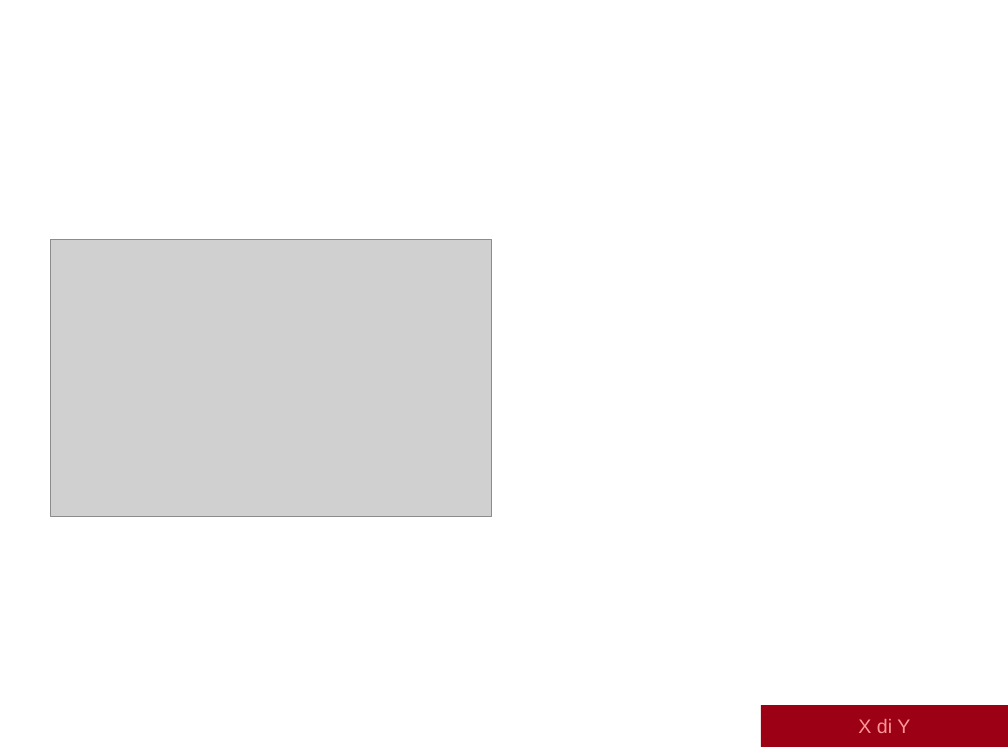
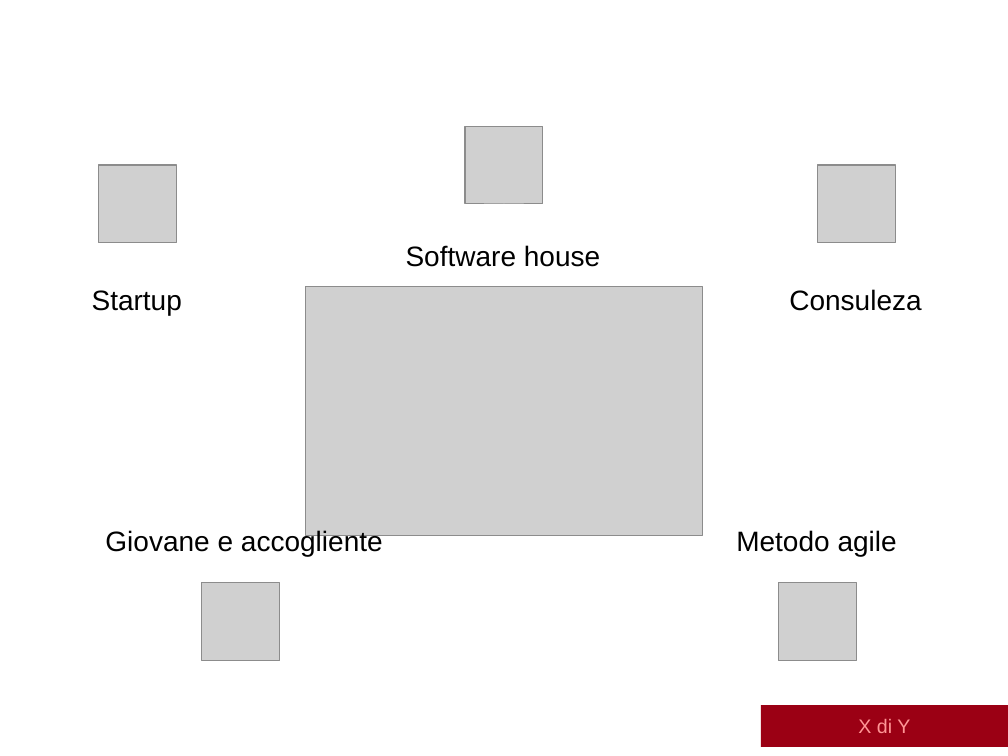
Before and after one commit to albertolazari/tesi, a slide deck: slide 2 of src/presentazione/slide-discussione.pptx. Drawn at 1008x756 pixels with LibreOffice and Linux fonts; fonts in the diff are those of the drawing; grey boxes stand for pictures; background and template pictures are left out. Boxes give left, top, right and bottom in pixels: in the first picture for what was removed or moved away, otherwise in the second. Text is boxed around its words. In the diff, an @@ line names an element or a change of style, - is before the commit and + after.

```diff
--- a/src/presentazione/slide-discussione.pptx
+++ b/src/presentazione/slide-discussione.pptx
@@ picture added at [465, 126, 542, 204] @@
@@ picture added at [99, 165, 176, 243] @@
@@ picture added at [817, 165, 895, 243] @@
@@ text added at [406, 245, 600, 267], 20 pt, text #000000 @@
+Software house
@@ text added at [92, 290, 182, 315], 20 pt, text #000000 @@
+Startup
@@ picture: place and size @@
-picture at [50, 240, 491, 516]
+picture at [305, 286, 703, 535]
@@ text added at [789, 289, 921, 311], 20 pt, text #000000 @@
+Consuleza
@@ text added at [105, 529, 383, 556], 20 pt, text #000000 @@
+Giovane e accogliente
@@ text added at [736, 530, 897, 556], 20 pt, text #000000 @@
+Metodo agile
@@ picture added at [202, 583, 279, 660] @@
@@ picture added at [778, 583, 856, 660] @@
```
Also in this commit, not shown: 2 slides added.
